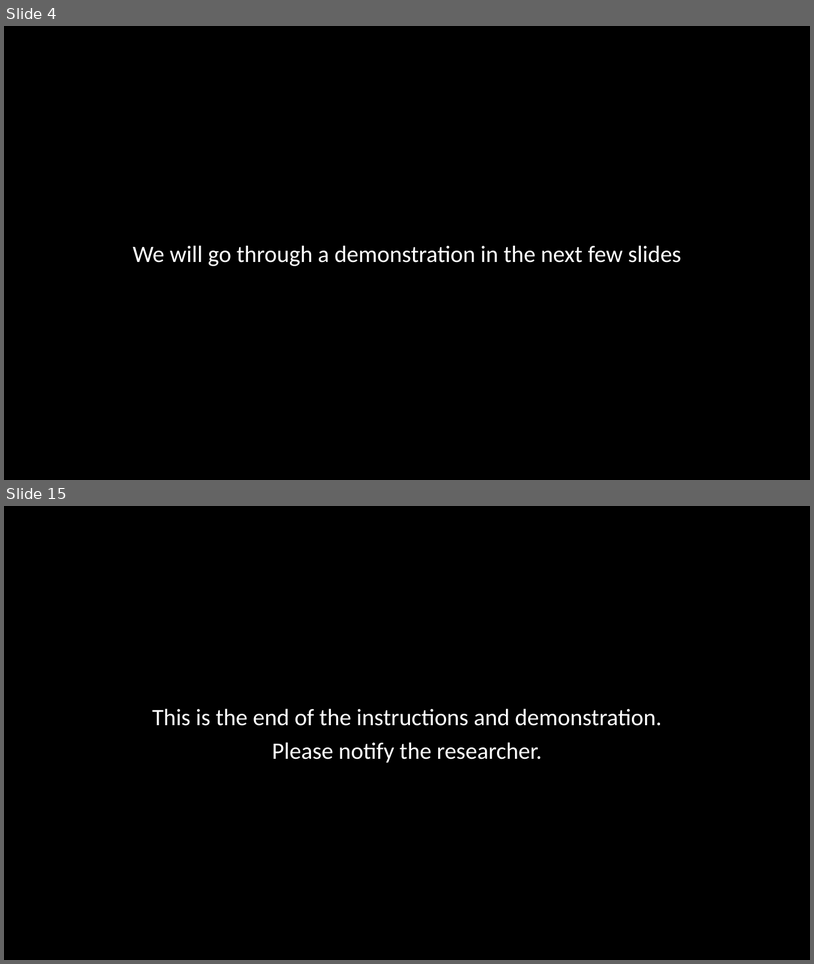
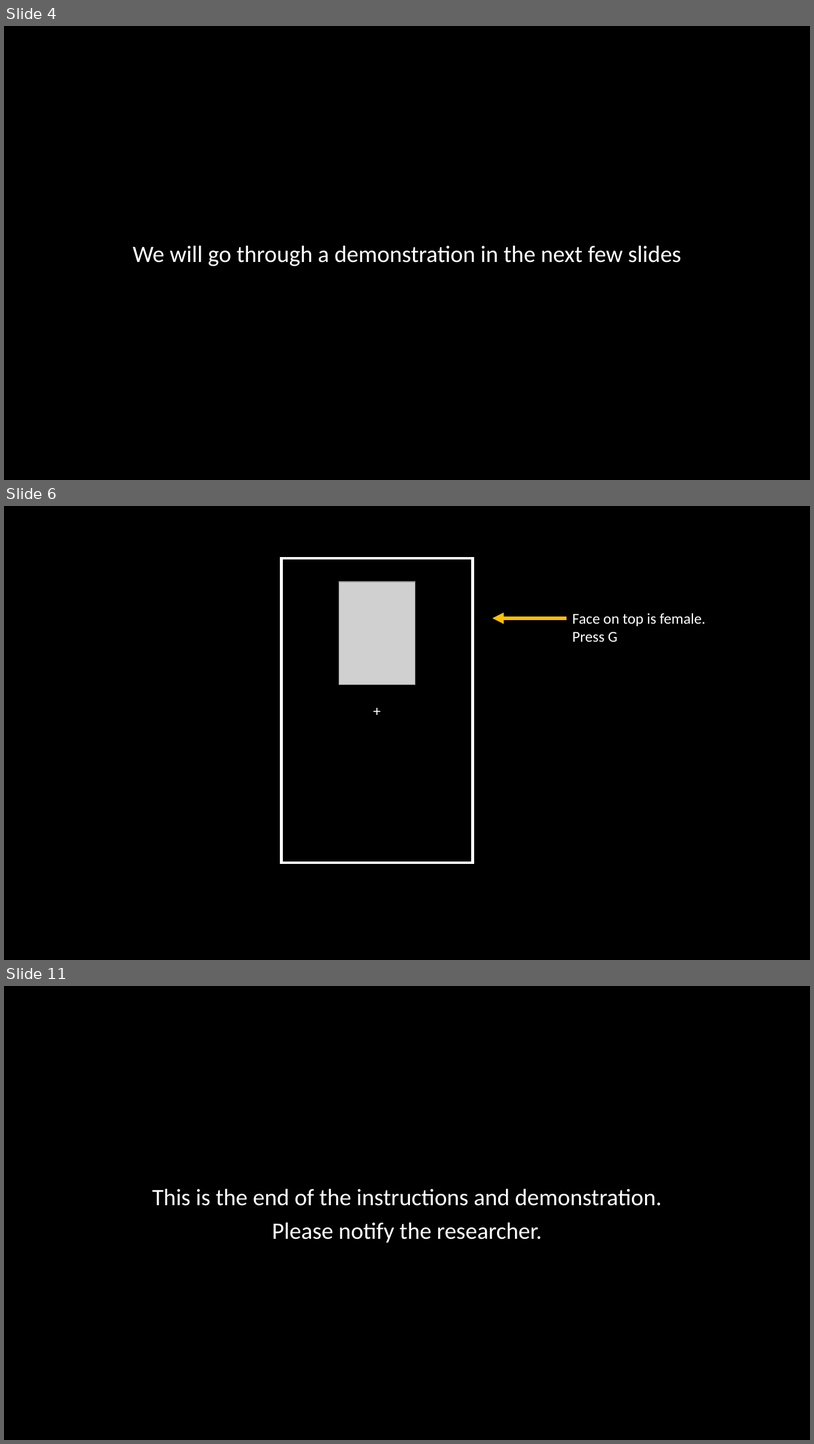
Before and after one commit to winsonfzyang/mindfulness_flexibility, a slide deck: instructions/affflex.pptx. Shown one above the other, each under a label of ours: slides 4 and 15 before the commit, slides 4, 6 and 11 after it; the slides between them are not shown. The pictures are 814x964 and 814x1444 pixels, drawn with LibreOffice and Linux fonts; fonts in the diff are those of the drawing; grey boxes stand for pictures. Boxes give left, top, right and bottom in pixels: in the first picture for what was removed or moved away, otherwise in the second. Text is boxed around its words. In the diff, an @@ line names an element or a change of style, - is before the commit and + after.

```diff
--- a/instructions/affflex.pptx
+++ b/instructions/affflex.pptx
@@ slide 6 added at [4,506,810,960], background #000000 @@
@@ rectangle added at [282,558,473,862], fill #000000, outline #FFFFFF 3 pt, 18 pt, text #FFFFFF @@
++
@@ picture added at [339,582,416,684] @@
@@ text added at [573,613,705,642], 18 pt, text #FFFFFF @@
+Face on top is female. Press G
@@ arrow added from (567, 618) to (493, 618), #FFC000 4.5 pt @@
@@ what was slide 15 is now slide 11 @@
```
Also in this commit, not shown: 2 slides changed, 5 other slides added, 10 slides removed, 1 other file.
